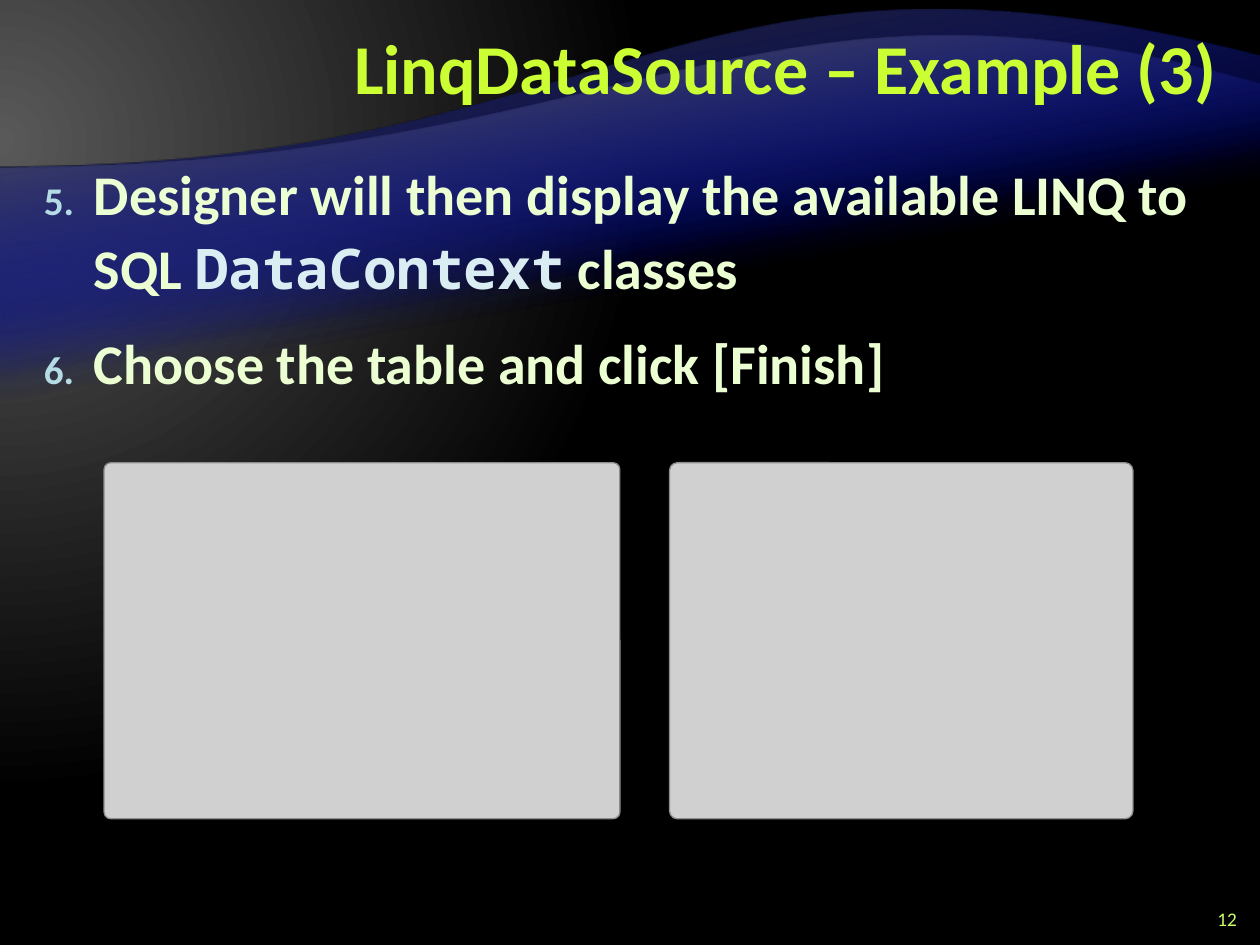
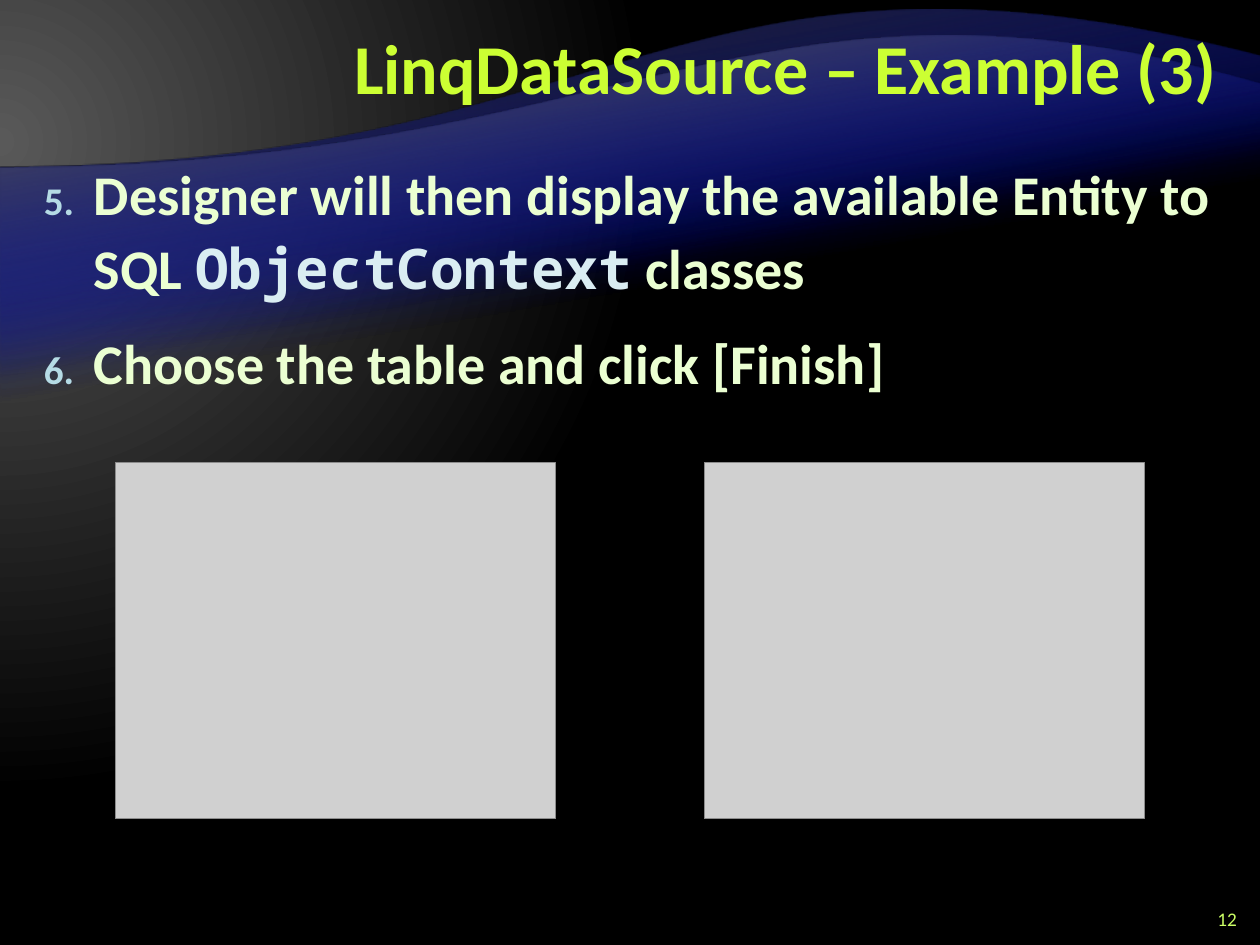
Before and after one commit to Graveheart/aspnetcourse, a slide deck: slide 12 of 2010/lectures/10. ASP.NET-and-Databases.pptx. Drawn at 1260x945 pixels with LibreOffice and Linux fonts; fonts in the diff are those of the drawing; grey boxes stand for pictures; background and template pictures are left out. Boxes give left, top, right and bottom in pixels: in the first picture for what was removed or moved away, otherwise in the second. Text is boxed around its words. In the diff, an @@ line names an element or a change of style, - is before the commit and + after.

Commit message:
changed from Linq-To-SQL to Entities-To-SQL

```diff
--- a/2010/lectures/10. ASP.NET-and-Databases.pptx
+++ b/2010/lectures/10. ASP.NET-and-Databases.pptx
@@ text at (94,175,1209,304): text changed @@
-5. Designer will then display the available LINQ to SQL DataContext classes
+5. Designer will then display the available Entity to SQL ObjectContext classes
@@ picture: place and size @@
-picture at (105,462,620,819)
+picture at (116,462,556,819)
@@ picture: place and size @@
-picture at (669,462,1133,819)
+picture at (704,462,1144,819)
```
Also in this commit, not shown: 11 other slides changed.
